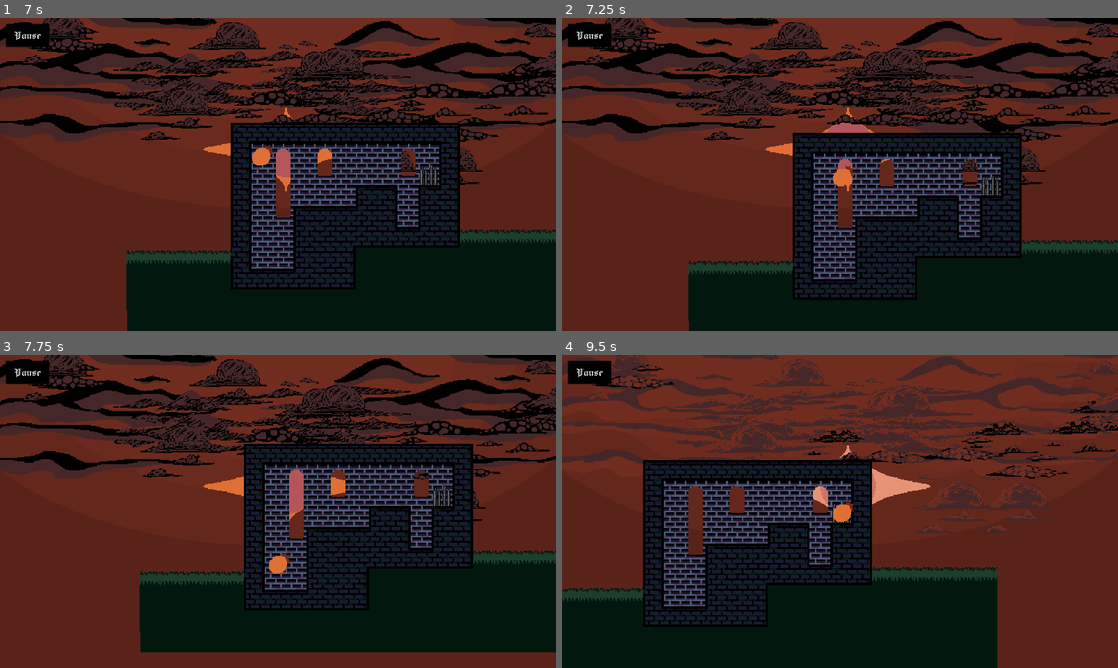
Above: before the commit, frames 1-4 (two rows, left to right).
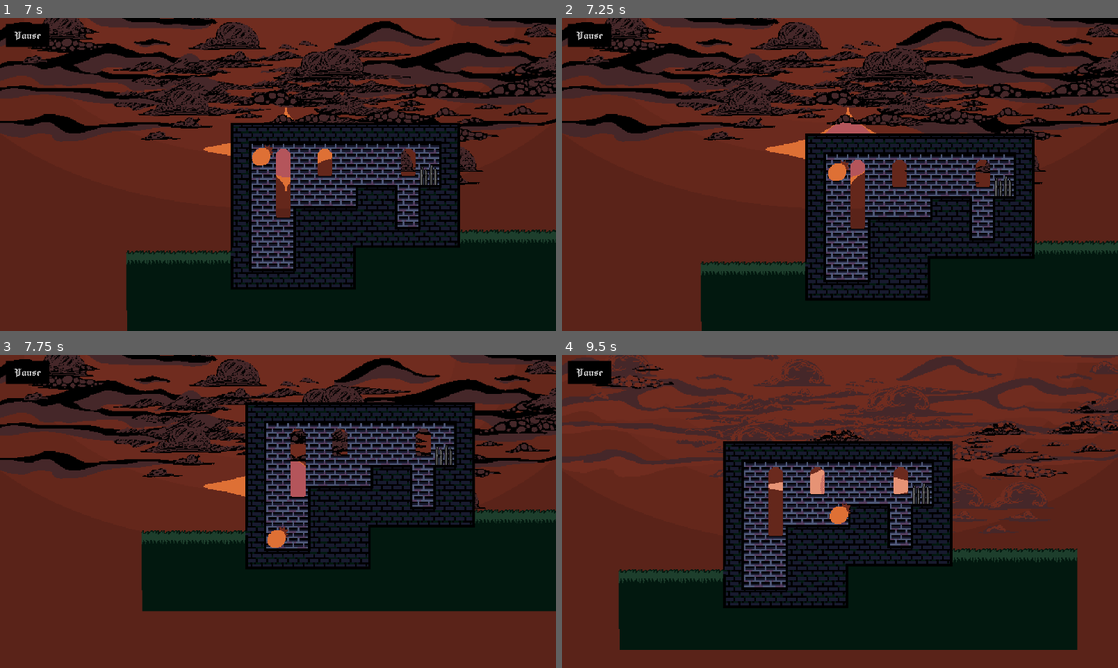
Above: after the commit, the same moments.

Repository: Agecaf/gmtk26-jamgame
Game: Godot game, scene res://main.tscn
The game is run twice, just before and just after one commit, with the same random seed, the same clock (stepped at 60 frames per second) and the same inputs.
Inputs:
- Up to frame 1 (7 s): click "New Game" at 0.5 s; tap Enter (ui_accept) at 1.25 s; hold W (jump) 1.28-2.03 s; hold D (right) 1.28-2.78 s; tap S (crouch) at 2.1, 6.6 s; tap W (jump) at 2.27, 2.3, 2.57, 3.77, 3.8, 4.07, 5.27, 5.3, 5.57, 6.77, 6.8 s; hold A (left) 2.78-3.53 s; hold W (jump) 2.78-3.53 s; tap Backspace at 2.85 s; hold D (right) 3.53-5.03 s; tap Delete at 3.6 s; hold W (jump) 4.28-5.03 s; tap Keypad Enter at 4.35 s; hold A (left) 5.03-5.78 s; tap Space at 5.1 s; hold D (right) 5.78-6.53 s; hold W (jump) 5.78-6.53 s; hold A (left) from 6.53 s (still down)
- Up to frame 2 (7.25 s): keep holding A (left); tap W (jump) at 7.07 s
- Up to frame 3 (7.75 s): keep holding A (left); hold W (jump) from 7.28 s (still down); tap Backspace at 7.35 s
- Up to frame 4 (9.5 s): release A (left) at 8.03 s; release W (jump) at 8.03 s; hold D (right) from 8.03 s (still down); tap Delete at 8.1 s; tap W (jump) at 8.27, 8.3, 8.57 s; hold W (jump) from 8.78 s (still down); tap Keypad Enter at 8.85 s

Frame 1 is identical in both runs. In frame 2, 13% of the frame differs, in the area x 22-100%, y 36-100%; in frame 3, 30%; in frame 4, 35%, in the area x 0-93%, y 27-100%.

Commit message:
Prevent player from hanging on tops of walls (fixes issue with accidentally sticking to stairs)

Diff:
--- a/game/player/player.gd
+++ b/game/player/player.gd
@@ -40,6 +40,8 @@
 @export_range(0.05, 0.5, 0.05) var wall_jump_min_buildup_time: float = 0.25
 @export_range(0.05, 0.5, 0.05) var wall_jump_cooldown: float = 0.1
 
+var wall_detector: RayCast2D:
+	get: return $WallDetector
 var collider: CollisionShape2D:
 	get: return $Collider
 
--- a/game/player/player.tscn
+++ b/game/player/player.tscn
@@ -20,6 +20,9 @@
 position = Vector2(-2, 2)
 shape = SubResource("CircleShape2D_11l1m")
 
+[node name="WallDetector" type="RayCast2D" parent="." unique_id=1753431483]
+collision_mask = 4294901760
+
 [node name="HurtboxComponent" type="Area2D" parent="." unique_id=2054133402]
 collision_mask = 12
 
--- a/game/player/player_state.gd
+++ b/game/player/player_state.gd
@@ -15,6 +15,12 @@
 
 
 func _on_player_ready() -> void:
+	# Put the wall detector raycast a full height above the character
+	player.wall_detector.position = player.collider.shape.get_rect().size.y * Vector2.UP
+	# Then set it up to check a full width ahead of the character
+	player.wall_detector.target_position = player.collider.shape.get_rect().size.x * Vector2.RIGHT
+
+	# Start in the falling state if the level spawns the character off the ground
 	if not player.is_on_floor():
 		player.change_state(Player.State.FALLING)
 
@@ -44,9 +50,15 @@
 	total_air_time = 0.0 if player.is_on_floor() else (total_air_time + delta)
 	wall_jump_cooldown_remaining = maxf(0, wall_jump_cooldown_remaining - delta)
 
+	player.wall_detector.target_position = (
+		player.collider.shape.get_rect().size.x * (Vector2.RIGHT if player.velocity.x >= 0 else Vector2.LEFT)
+	)
+	player.wall_detector.force_raycast_update()
+
 	var wall_jump_conditions_met: bool = (
 		total_air_time >= player.wall_jump_min_buildup_time
 		and not wall_jump_cooldown_remaining
+		and player.wall_detector.is_colliding()
 	)
 
 	match player.current_state:
